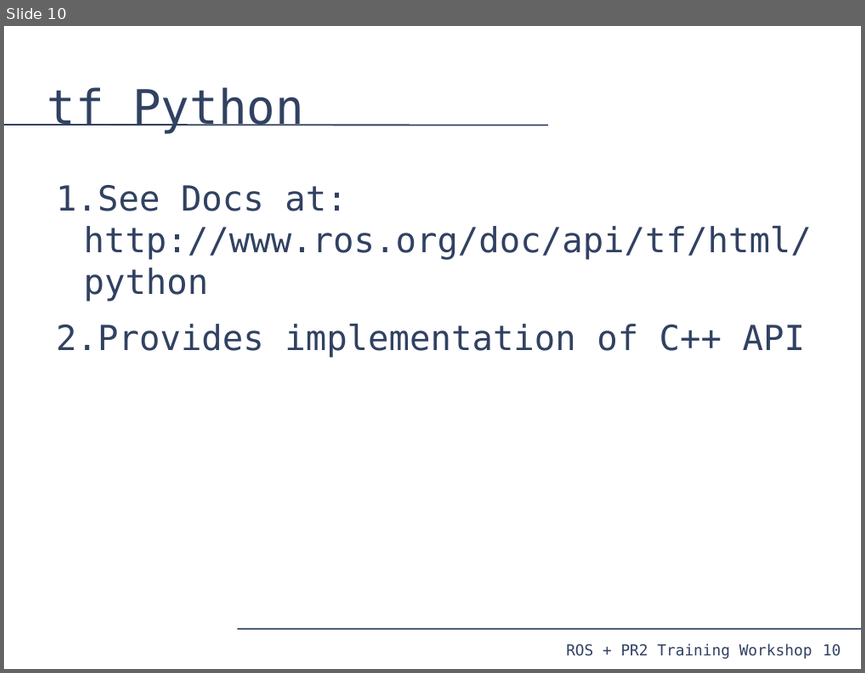
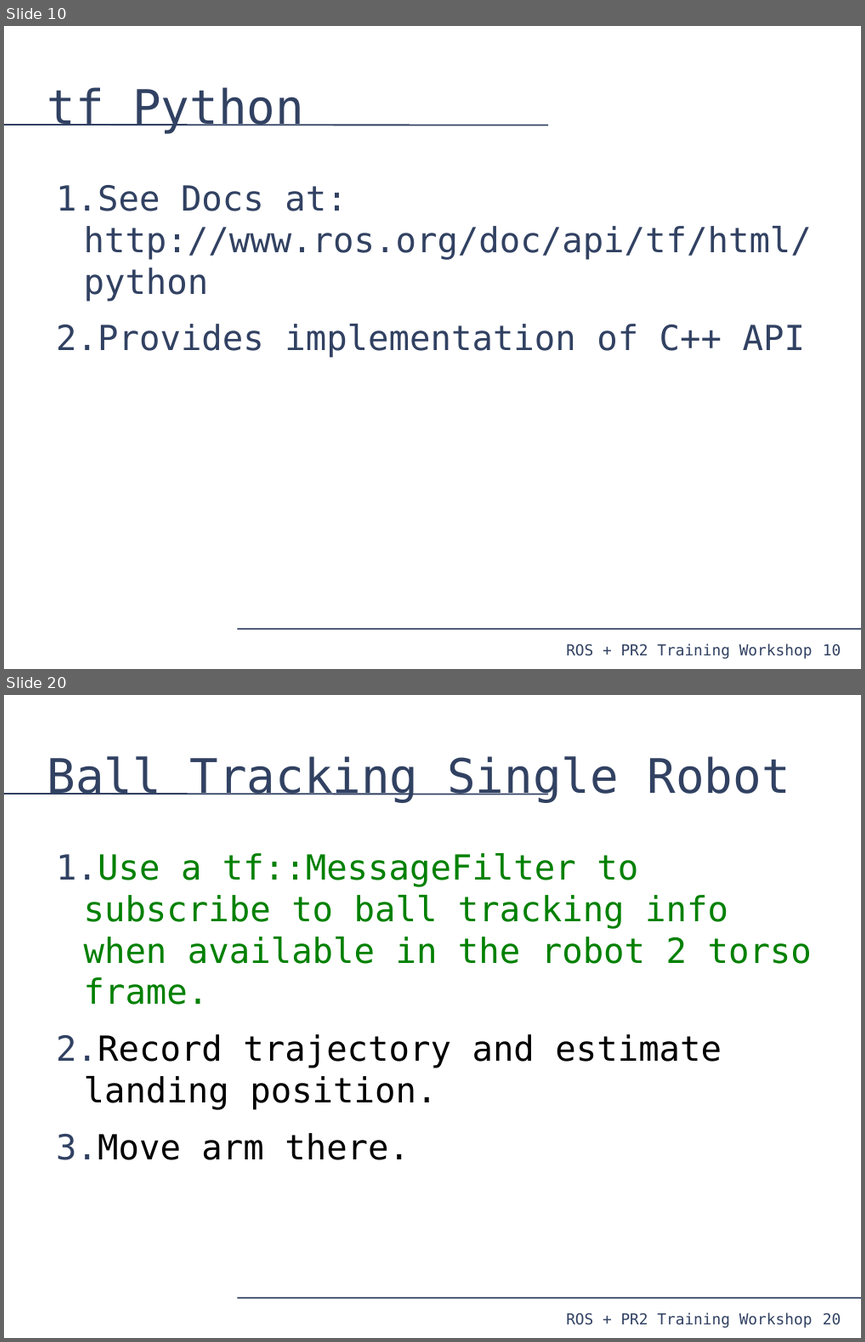
Before and after one commit to PR2/pr2_docs, a slide deck: pr2_training_workshop/tf/tf_training.odp. Shown one above the other, each under a label of ours: slide 10 before the commit, slides 10 and 20 after it; the slides between them are not shown. The pictures are 865x673 and 865x1342 pixels, drawn with LibreOffice and Linux fonts; fonts in the diff are those of the drawing. Boxes give left, top, right and bottom in pixels: in the first picture for what was removed or moved away, otherwise in the second. Text is boxed around its words. In the diff, an @@ line names an element or a change of style, - is before the commit and + after.

```diff
--- a/pr2_training_workshop/tf/tf_training.odp
+++ b/pr2_training_workshop/tf/tf_training.odp
@@ slide 20 added at <box>4,695,861,1338</box>, background #FFFFFF; not listed: 4 template elements that a slide beside it also shows @@
@@ title added at <box>46,756,790,803</box>, 44 pt, text #314162 @@
+Ball Tracking Single Robot
@@ text added at <box>56,853,812,1160</box>, 32 pt, text #008000 @@
+1. Use a tf::MessageFilter to subscribe to ball tracking info when available in the robot 2 torso frame.
+2. Record trajectory and estimate landing position.
+3. Move arm there.
```
Also in this commit, not shown: 1 slide changed, 9 other slides added, 1 slide removed.
